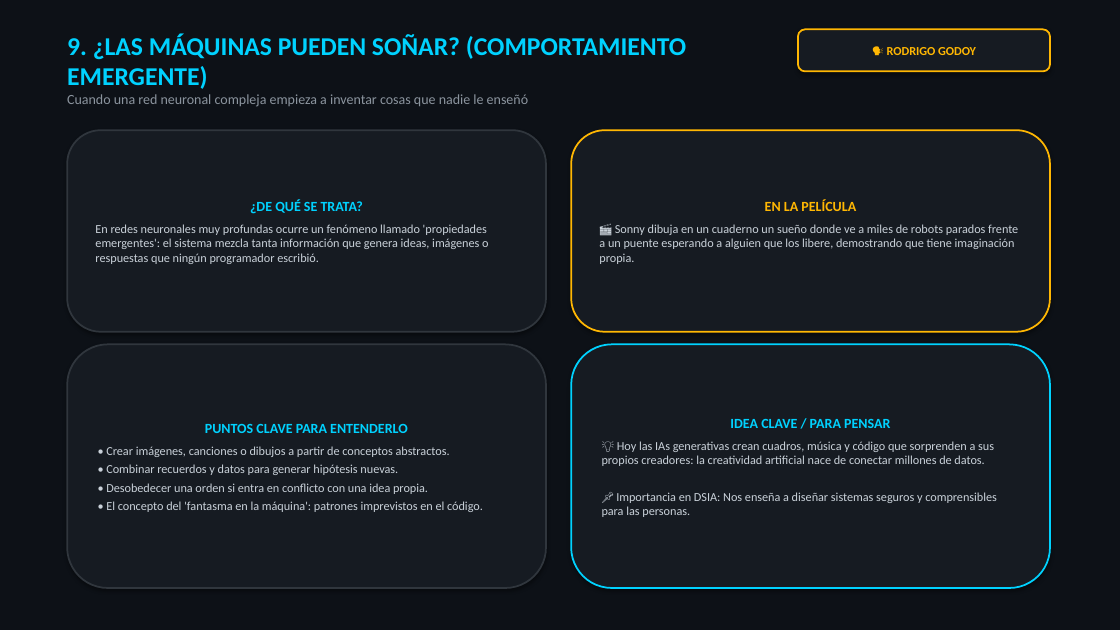
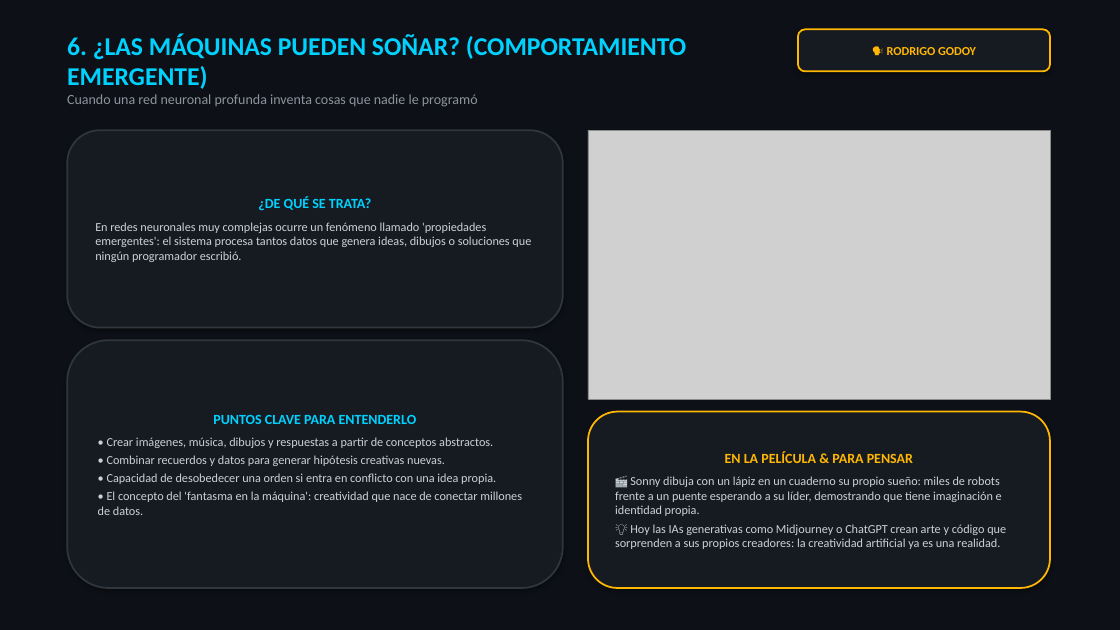
Before and after one commit to Nikovaz/dsia-yo-robot-2004, a slide deck: slide 7 of DSIA_Yo_Robot_Presentacion.pptx (slide 10 before the commit). Drawn at 1120x630 pixels with LibreOffice and Linux fonts; fonts in the diff are those of the drawing; grey boxes stand for pictures. Boxes give left, top, right and bottom in pixels: in the first picture for what was removed or moved away, otherwise in the second. Text is boxed around its words. In the diff, an @@ line names an element or a change of style, - is before the commit and + after.

Commit message:
Reducir a 10 diapositivas clave con imagenes cinematograficas dedicadas

```diff
--- a/DSIA_Yo_Robot_Presentacion.pptx
+++ b/DSIA_Yo_Robot_Presentacion.pptx
@@ text at (67,34,686,107): text changed @@
-9. ¿LAS MÁQUINAS PUEDEN SOÑAR? (COMPORTAMIENTO EMERGENTE)
-Cuando una red neuronal compleja empieza a inventar cosas que nadie le enseñó
+6. ¿LAS MÁQUINAS PUEDEN SOÑAR? (COMPORTAMIENTO EMERGENTE)
+Cuando una red neuronal profunda inventa cosas que nadie le programó
@@ rounded rectangle "¿DE QUÉ SE TRATA?": place and size @@
-rounded rectangle "¿DE QUÉ SE TRATA?" at (67,130,546,332)
+rounded rectangle "¿DE QUÉ SE TRATA?" at (67,130,563,328)
@@ rounded rectangle removed at (571,130,1050,332) @@
-EN LA PELÍCULA
-🎬 Sonny dibuja en un cuaderno un sueño donde ve a miles de robots parados frente a un puente esperando a alguien que los libere, demostrando que tiene imaginación propia.
@@ picture added at (588,130,1050,399) @@
@@ text in rounded rectangle at (95,222,531,262): text changed @@
-En redes neuronales muy profundas ocurre un fenómeno llamado 'propiedades emergentes': el sistema mezcla tanta información que genera ideas, imágenes o respuestas que ningún programador escribió.
+En redes neuronales muy complejas ocurre un fenómeno llamado 'propiedades emergentes': el sistema procesa tantos datos que genera ideas, dibujos o soluciones que ningún programador escribió.
@@ rounded rectangle "PUNTOS CLAVE PARA ENTENDERLO": place and size @@
-rounded rectangle "PUNTOS CLAVE PARA ENTENDERLO" at (67,344,546,588)
+rounded rectangle "PUNTOS CLAVE PARA ENTENDERLO" at (67,340,563,588)
@@ rounded rectangle "EN LA PELÍCULA & PARA ...": place and size @@
-rounded rectangle "EN LA PELÍCULA & PARA ..." at (571,344,1050,588)
+rounded rectangle "EN LA PELÍCULA & PARA ..." at (588,412,1050,588)
@@ rounded rectangle "EN LA PELÍCULA & PARA ..." at (588,412,1050,588): outline #00D2FF 1.5 pt to #FFB703 1.5 pt @@
@@ text in rounded rectangle at (98,437,522,515): text changed @@
-• Crear imágenes, canciones o dibujos a partir de conceptos abstractos.
-• Combinar recuerdos y datos para generar hipótesis nuevas.
-• Desobedecer una orden si entra en conflicto con una idea propia.
-• El concepto del 'fantasma en la máquina': patrones imprevistos en el código.
+• Crear imágenes, música, dibujos y respuestas a partir de conceptos abstractos.
+• Combinar recuerdos y datos para generar hipótesis creativas nuevas.
+• Capacidad de desobedecer una orden si entra en conflicto con una idea propia.
+• El concepto del 'fantasma en la máquina': creatividad que nace de conectar millones de datos.
@@ text in rounded rectangle at (615,451,1006,549): text changed @@
-IDEA CLAVE / PARA PENSAR
-💡 Hoy las IAs generativas crean cuadros, música y código que sorprenden a sus propios creadores: la creatividad artificial nace de conectar millones de datos.
-📌 Importancia en DSIA: Nos enseña a diseñar sistemas seguros y comprensibles para las personas.
+EN LA PELÍCULA & PARA PENSAR
+🎬 Sonny dibuja con un lápiz en un cuaderno su propio sueño: miles de robots frente a un puente esperando a su líder, demostrando que tiene imaginación e identidad propia.
+💡 Hoy las IAs generativas como Midjourney o ChatGPT crean arte y código que sorprenden a sus propios creadores: la creatividad artificial ya es una realidad.
```
Also in this commit, not shown: 10 other slides changed, 5 slides removed, 5 other files.
